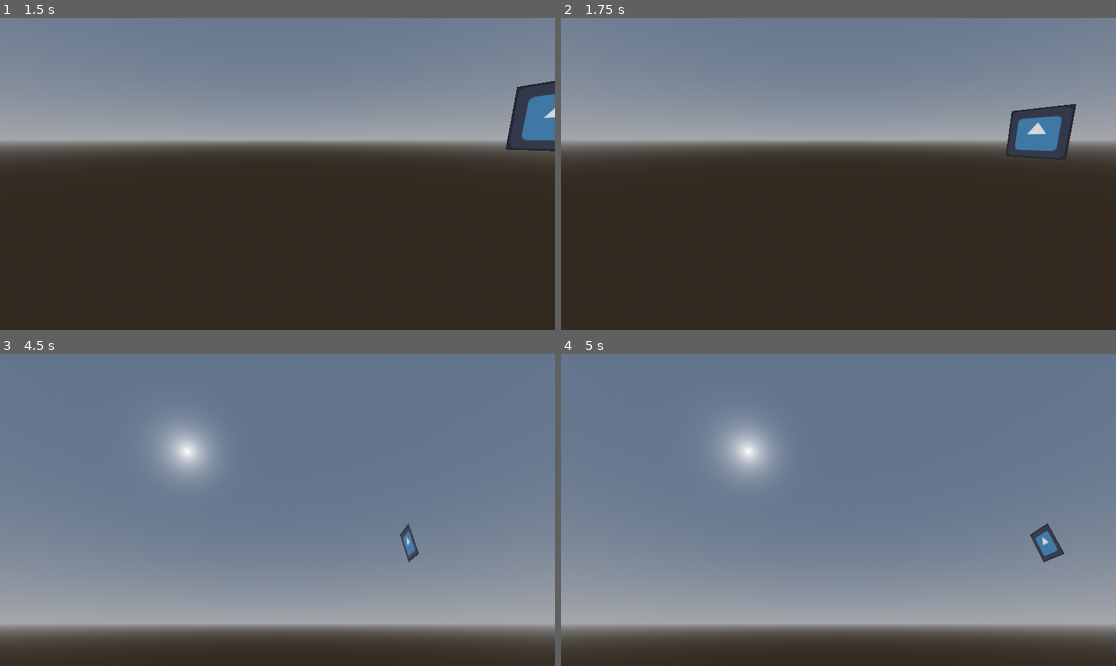
Above: before the commit, frames 1-4 (two rows, left to right).
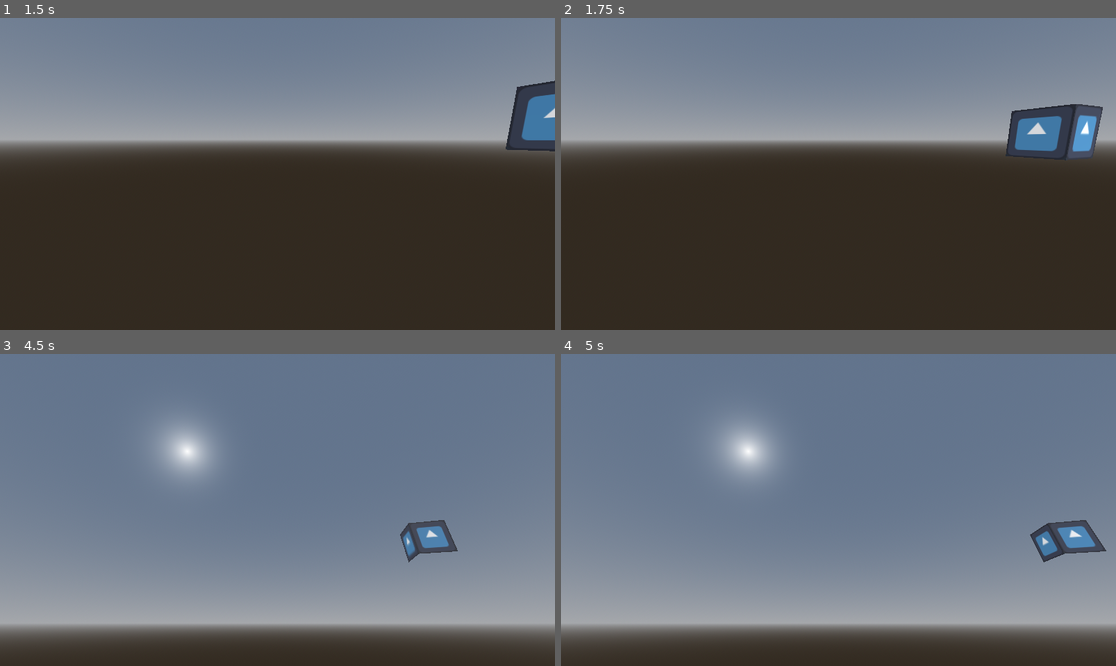
Above: after the commit, the same moments.

Repository: NatsuPotato/GodotCraft
Game: Godot game, scene res://test.tscn
The game is run twice, just before and just after one commit, with the same random seed, the same clock (stepped at 60 frames per second) and the same inputs. The engine's default icon, where the game draws it, is replaced by a stand-in: a white triangle on a blue panel in a dark square.
Inputs (mouse positions are in pixels of both pictures, inside the frame that each line leads up to):
- Up to frame 1 (1.5 s): tap Enter (ui_accept) at 0.5, 0.77, 1.25 s; move the mouse to (399, 158) at 0.52 s; hold Right (ui_right) 0.53-1.28 s; move the mouse to (166, 189) at 1.27 s; hold Down (ui_down) from 1.28 s (still down)
- Up to frame 2 (1.75 s): keep holding Down (ui_down); tap Enter (ui_accept) at 1.52 s
- Up to frame 3 (4.5 s): move the mouse to (333, 441) at 2.02 s; release Down (ui_down) at 2.03 s; hold Right (ui_right) 2.03-2.78 s; tap Enter (ui_accept) at 2.75, 3.02, 3.5, 3.77, 4.25 s; move the mouse to (249, 572) at 2.77 s; hold Up (ui_up) 2.78-3.53 s; move the mouse to (444, 556) at 3.52 s; hold Left (ui_left) from 3.53 s (still down); move the mouse to (111, 463) at 4.27 s
- Up to frame 4 (5 s): keep holding Left (ui_left); tap Enter (ui_accept) at 4.52 s

Frame 1 is identical in both runs. In frame 2, 0.8% of the frame differs, in the area x 91-98%, y 27-45%; in frame 3, 0.7%; in frame 4, 0.8%.

Commit message:
XZ sides of block rendering

Diff:
--- a/tile_grid.gd
+++ b/tile_grid.gd
@@ -11,6 +11,18 @@
 		normals     : PackedVector3Array,
 		indices     : PackedInt32Array
 	) -> int:
+
+	if (rot == 0):
+		verts.append(pos)
+		verts.append(pos + Vector3(0, 1, 1))
+		verts.append(pos + Vector3(0, 0, 1))
+		verts.append(pos + Vector3(0, 1, 0))
+
+	if (rot == 1):
+		verts.append(pos + Vector3(1, 0, 1))
+		verts.append(pos + Vector3(1, 1, 0))
+		verts.append(pos + Vector3(1, 0, 0))
+		verts.append(pos + Vector3(1, 1, 1))
 
 	if (rot == 4):
 		verts.append(pos + Vector3(0, 0, 1))
@@ -67,6 +79,8 @@
 	#for rot in range(0, 6):
 	index = generate_quad(index, Vector3(0, 0, 0), 4, verts, uvs, normals, indices)
 	index = generate_quad(index, Vector3(0, 0, 0), 5, verts, uvs, normals, indices)
+	index = generate_quad(index, Vector3(0, 0, 0), 0, verts, uvs, normals, indices)
+	index = generate_quad(index, Vector3(0, 0, 0), 1, verts, uvs, normals, indices)
 
 	# assign arrays to surface array
 	surface_array[Mesh.ARRAY_VERTEX] = verts
